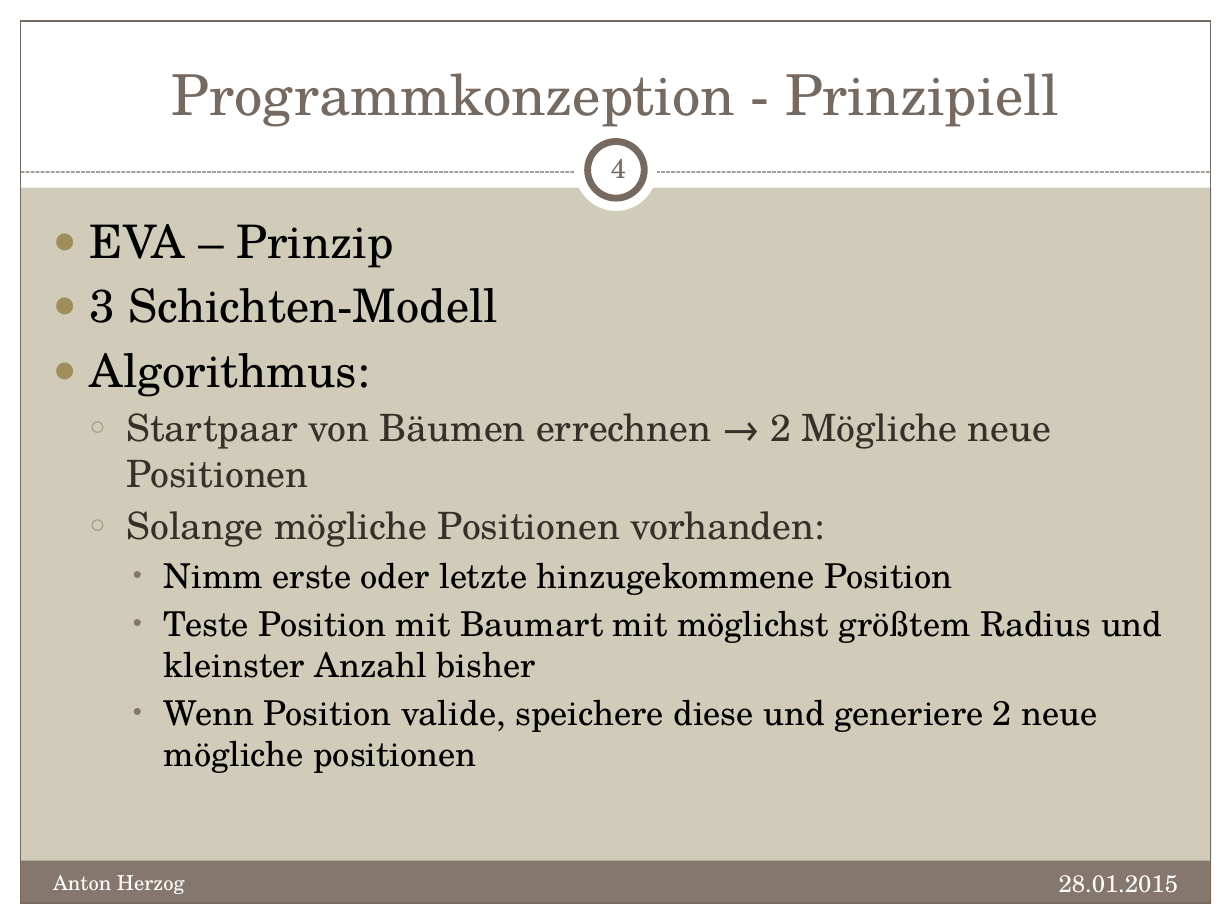
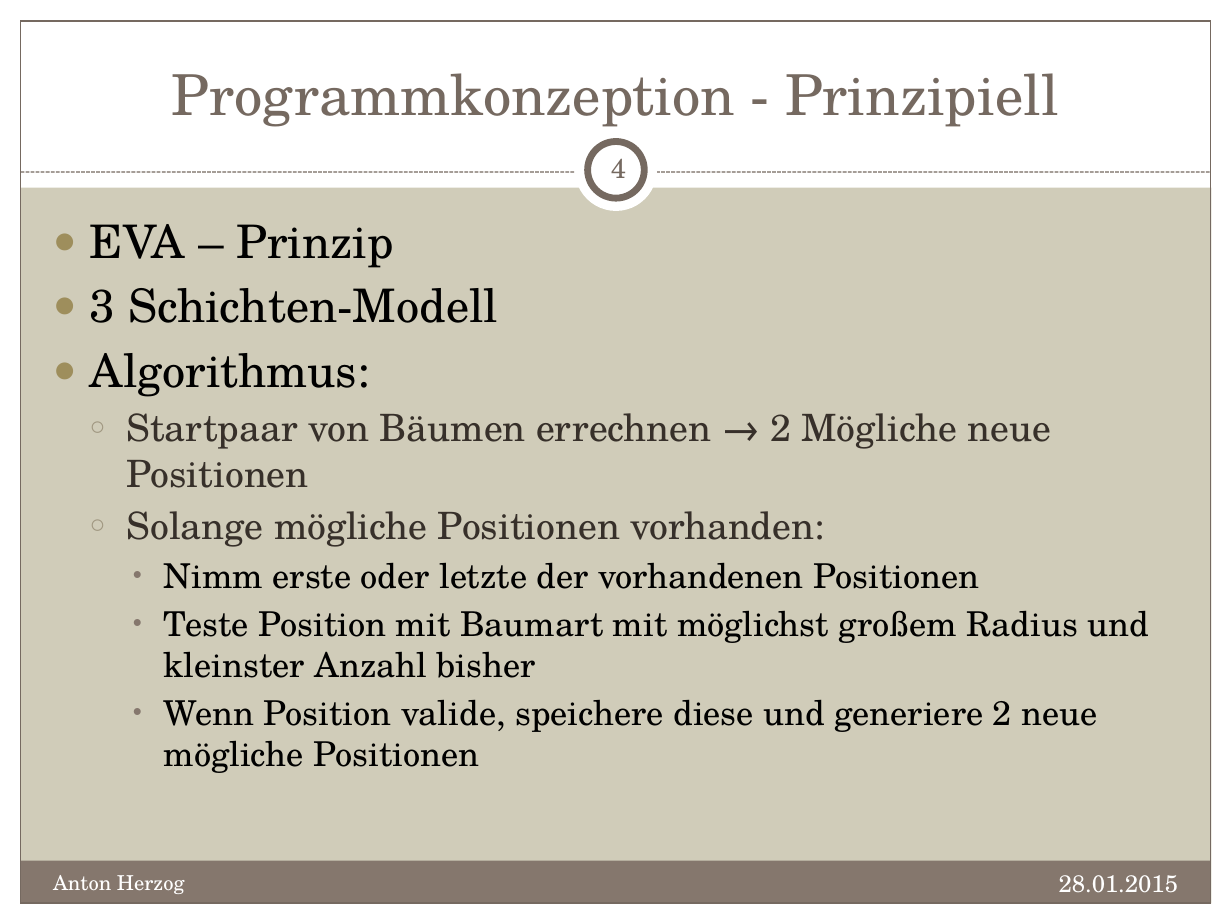
Before and after one commit to sqeezy/RettetDieBaeume, a slide deck: slide 4 of doc/AufforstungMischwald.pptx. Drawn at 1232x924 pixels with LibreOffice and Linux fonts; fonts in the diff are those of the drawing. Boxes give left, top, right and bottom in pixels: in the first picture for what was removed or moved away, otherwise in the second. Text is boxed around its words. In the diff, an @@ line names an element or a change of style, - is before the commit and + after.

Commit message:
Updated ppp.

```diff
--- a/doc/AufforstungMischwald.pptx
+++ b/doc/AufforstungMischwald.pptx
@@ text at bbox=[164, 562, 1149, 773]: text changed @@
-    • Nimm erste oder letzte hinzugekommene Position
-    • Teste Position mit Baumart mit möglichst größtem Radius und kleinster Anzahl bisher
-    • Wenn Position valide, speichere diese und generiere 2 neue mögliche positionen
+    • Nimm erste oder letzte der vorhandenen Positionen
+    • Teste Position mit Baumart mit möglichst großem Radius und kleinster Anzahl bisher
+    • Wenn Position valide, speichere diese und generiere 2 neue mögliche Positionen
```
Also in this commit, not shown: 1 other slide changed, 1 slide added.
